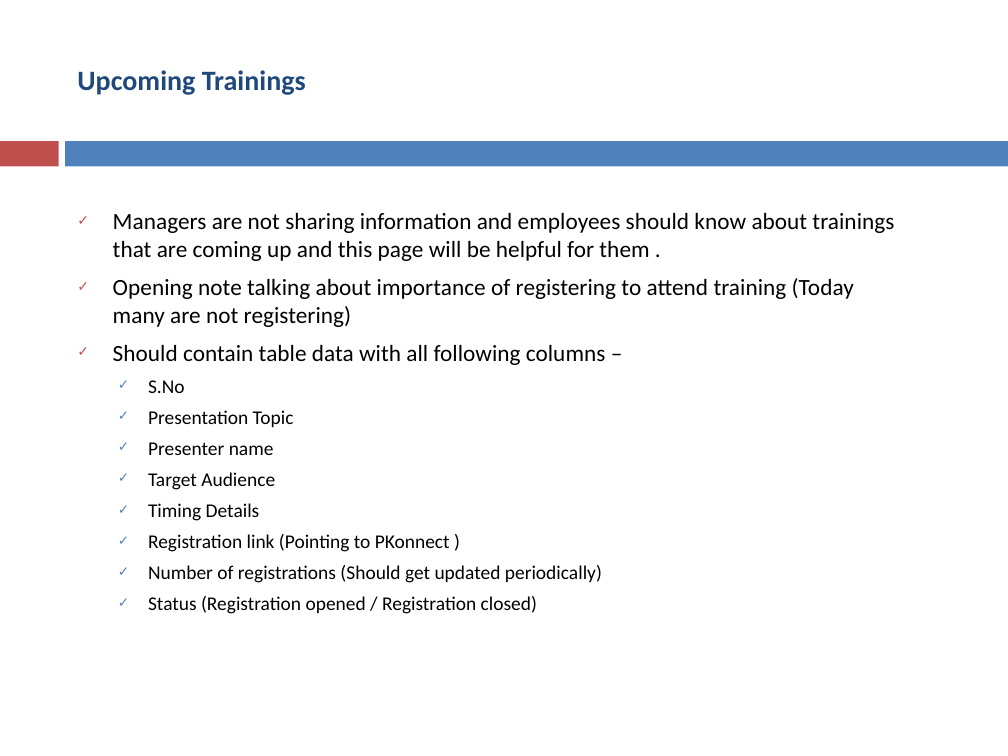
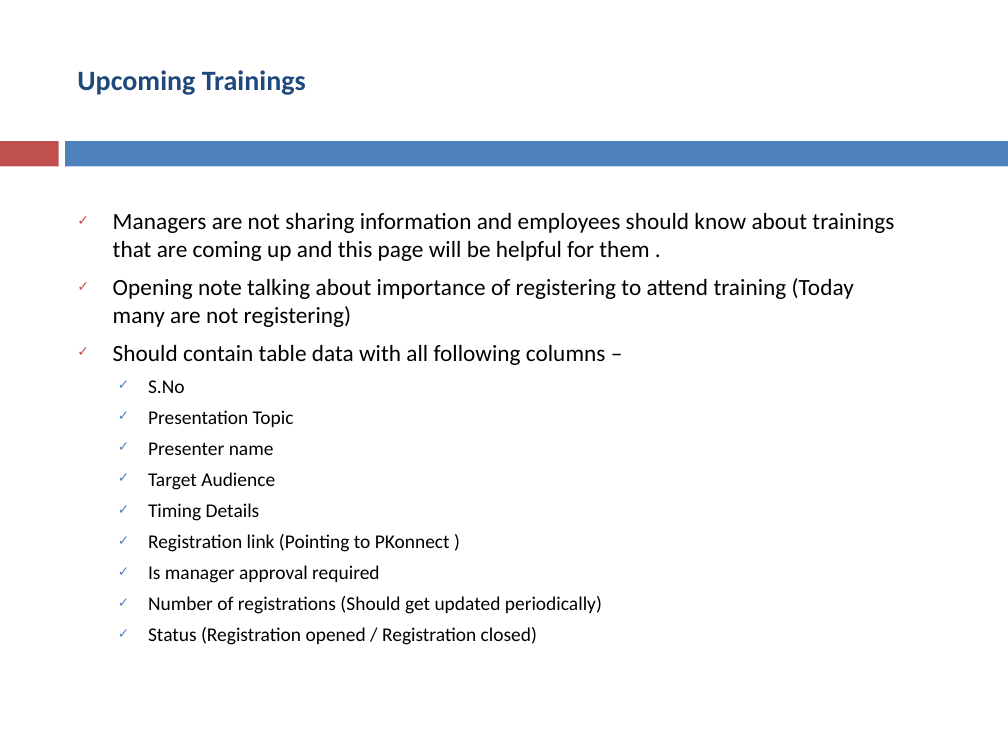
Before and after one commit to asakala/notes, a slide deck: slide 7 of Prokarma/LearningDepartment.pptx. Drawn at 1008x756 pixels with LibreOffice and Linux fonts; fonts in the diff are those of the drawing. Boxes give left, top, right and bottom in pixels: in the first picture for what was removed or moved away, otherwise in the second. Text is boxed around its words. In the diff, an @@ line names an element or a change of style, - is before the commit and + after.

```diff
--- a/Prokarma/LearningDepartment.pptx
+++ b/Prokarma/LearningDepartment.pptx
@@ text at (148,565,379,583): paragraph added @@
+  ✓ Is manager approval required
```
Also in this commit, not shown: 5 other slides changed, 3 slides added, 3 slides removed, 5 other files.
